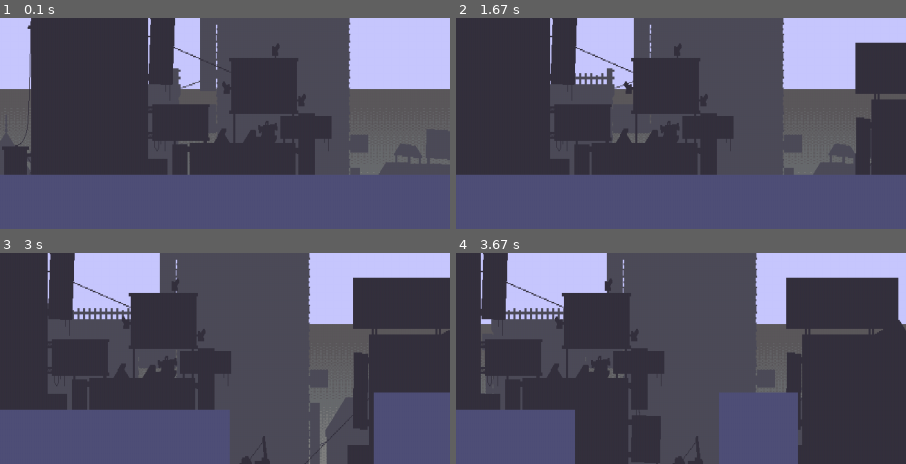
Above: before the commit, frames 1-4 (two rows, left to right).
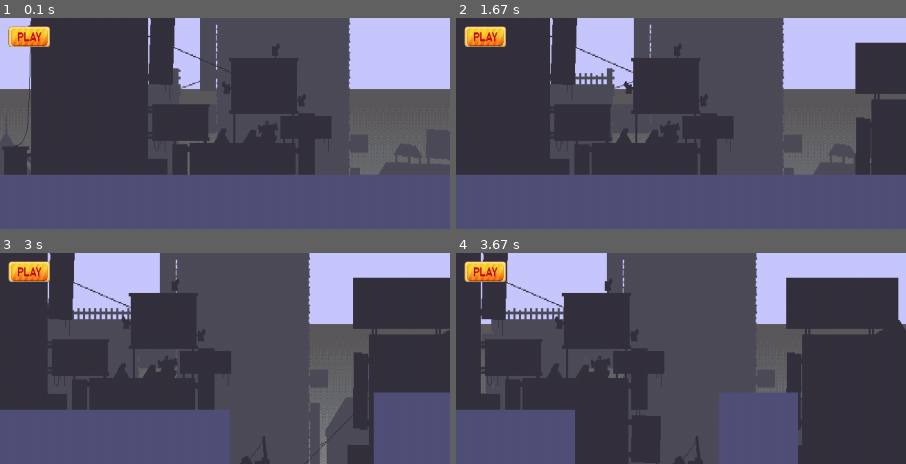
Above: after the commit, the same moments.

Repository: betra0/pygame3
Game: pygame game, started from main.py
The game is run twice, just before and just after one commit, with the same random seed, the same clock (stepped at 60 frames per second) and the same inputs.
Inputs (mouse positions are % of the whole screen's width and height, from its top left):
- Up to frame 1 (0.1 s): no input
- Up to frame 2 (1.67 s): press the mouse at (50, 35) at 0.37 s; move the mouse to (34, 25) at 0.47 s; release the mouse at (19, 15) at 0.6 s; press the mouse at (50, 35) at 0.7 s; move the mouse to (55, 51) at 0.8 s; release the mouse at (59, 68) at 0.93 s; tap Space at 1.5 s
- Up to frame 3 (3 s): hold D 1.83-2.3 s; tap Space at 1.9, 2.2, 2.4, 2.73 s; hold W 2.33-2.63 s; hold D from 2.67 s (still down)
- Up to frame 4 (3.67 s): tap Space at 3.03, 3.23, 3.53 s; release D at 3.13 s; hold A from 3.17 s (still down)
The pictures show only the part of the screen within x 47-97%, y 30-80%; the shares and areas given below are measured in that part.

The runs differ from the first frame. In frame 1, 0.9% of the frame differs, in the area x 1-12%, y 3-14%; in frame 2, 0.9%; in frame 3, 0.9%; in frame 4, 0.9%.

Commit message:
agregando la logica para presionar botones

Diff:
--- a/botones.py
+++ b/botones.py
@@ -5,10 +5,20 @@
 dir = "sprites/"
 
 class Boton_palay(objetopy):
-    def __init__(self, ancho_p, alto_p,  x, y):
+    def __init__(self,  x, y, tamaño):
         super().__init__(x, y)
-
+        ancho_p = 4
+        alto_p = 2
+        ancho_p, alto_p = ancho_p* tamaño, alto_p* tamaño
         imagen_path = os.path.join(dir, "botonplay.png")  # Unir el directorio con el nombre del archivo
         self.image = pygame.image.load(imagen_path).convert_alpha()
         self.image = pygame.transform.scale(self.image, (ancho_p, alto_p))
         self.initrect()
+    def update(self):
+        botones_presionados = pygame.mouse.get_pressed()  # Obtiene el estado de los botones del ratón
+
+        if botones_presionados[0] and self.rect.collidepoint(pygame.mouse.get_pos()):
+            self.clic()
+
+    def clic(self):
+        print("holaa")
--- a/game.py
+++ b/game.py
@@ -21,8 +21,8 @@
         self.fondo = pygame.sprite.Group()
         self.plataformas= pygame.sprite.Group()
         self.jugador1 = Jugador()
-        #self.botonplay1 = Boton_palay(100, 100, 50, 50)
-        #self.all.add(self.botonplay1)
+        self.botonplay1 = Boton_palay(ancho/2, alto/2, 15)
+        self.all.add(self.botonplay1)
         self.plataforma = Plataforma(ancho, ancho/2, 600)
         self.all.add(self.plataforma)
         self.plataformas.add(self.plataforma)
@@ -69,7 +69,7 @@
             self.agregarplataformas()
             self.update()
             self.colisiones()
-            #self.statusobjet()
+            self.statusobjet()
             self.render()
             print(len(self.plataformas))
 
@@ -89,6 +89,7 @@
         else:
             self.jugador1.update(True)
         self.fondo.update(delta_time)
+        self.botonplay1.update()
 
     def render(self):
         self.ventana.fill((200, 200, 255))
--- a/plataformas.py
+++ b/plataformas.py
@@ -16,6 +16,7 @@
     def update(self):
         self.velpos(-4, 0)
         self.eliminarplataforma()
+
     def eliminarplataforma(self):
         self.killxlimit()
         if self.iskill:
